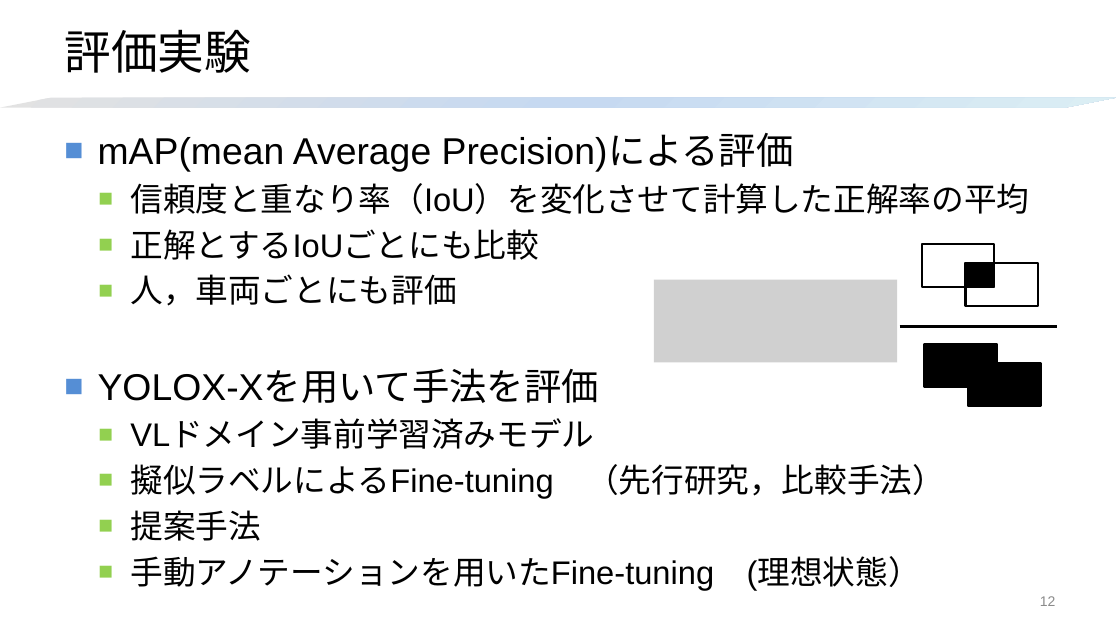
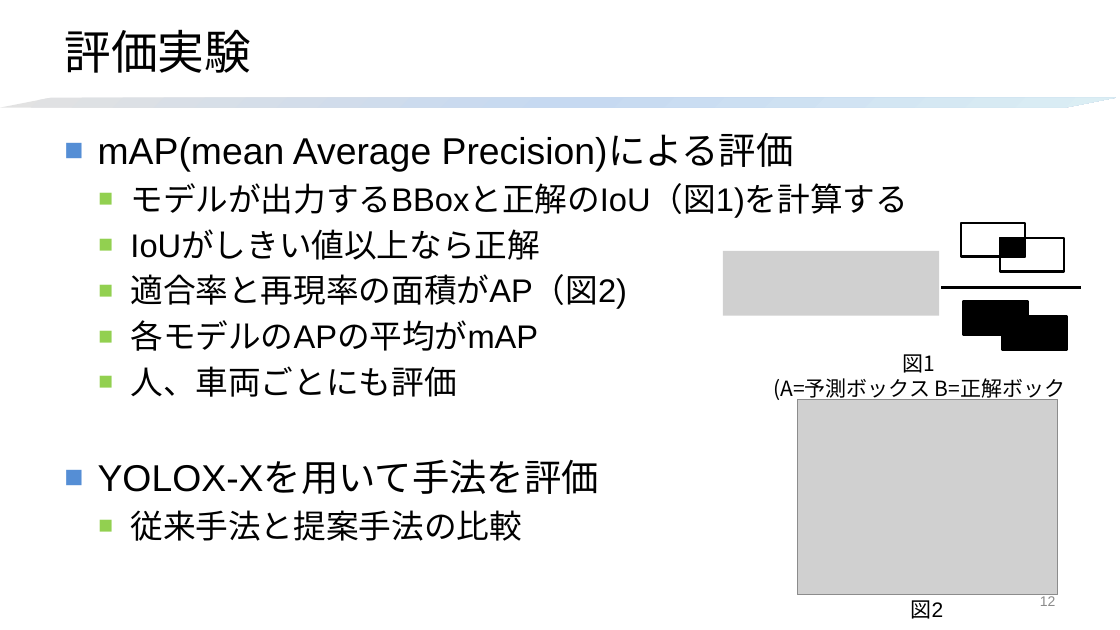
Before and after one commit to HagiriMigita/MDLab, a slide deck: slide 12 of kato.t2.pptx. Drawn at 1120x630 pixels with LibreOffice and Linux fonts; fonts in the diff are those of the drawing; grey boxes stand for pictures. Boxes give left, top, right and bottom in pixels: in the first picture for what was removed or moved away, otherwise in the second. Text is boxed around its words. In the diff, an @@ line names an element or a change of style, - is before the commit and + after.

```diff
--- a/kato.t2.pptx
+++ b/kato.t2.pptx
@@ text at (130, 183, 908, 397): text changed @@
-  ■ 信頼度と重なり率（IoU）を変化させて計算した正解率の平均
-  ■ 正解とするIoUごとにも比較
-  ■ 人，車両ごとにも評価
+  ■ モデルが出力するBBoxと正解のIoU（図1)を計算する
+  ■ IoUがしきい値以上なら正解
+  ■ 適合率と再現率の面積がAP（図2)
+  ■ 各モデルのAPの平均がmAP
+  ■ 人、車両ごとにも評価
@@ rectangle: place and size @@
-rectangle at (922, 245, 994, 287)
+rectangle at (961, 223, 1025, 256)
@@ rectangle: place and size @@
-rectangle at (966, 263, 1038, 306)
+rectangle at (1000, 238, 1064, 271)
@@ rectangle: place and size @@
-rectangle at (966, 263, 995, 287)
+rectangle at (1000, 238, 1025, 257)
@@ picture: place and size @@
-picture at (655, 280, 898, 362)
+picture at (723, 251, 939, 316)
@@ line moved from (900, 327) - (1057, 327) to (942, 287) - (1081, 287) @@
@@ rectangle: place and size @@
-rectangle at (925, 344, 997, 387)
+rectangle at (964, 302, 1028, 335)
@@ rectangle: place and size @@
-rectangle at (966, 361, 996, 386)
+rectangle at (1000, 315, 1027, 334)
@@ rectangle: place and size @@
-rectangle at (969, 363, 1041, 406)
+rectangle at (1002, 316, 1066, 350)
@@ text added at (773, 354, 1065, 427), 18 pt, text #000000 @@
+図1
+(A=予測ボックス B=正解ボックス)
@@ picture added at (797, 399, 1059, 595) @@
@@ text at (130, 510, 521, 541): text changed @@
-  ■ VLドメイン事前学習済みモデル
-  ■ 擬似ラベルによるFine-tuning （先行研究，比較手法）
-  ■ 提案手法
-  ■ 手動アノテーションを用いたFine-tuning (理想状態）
+  ■ 従来手法と提案手法の比較
@@ text added at (911, 600, 944, 619), 18 pt, text #000000 @@
+図2
```
Also in this commit, not shown: 13 other slides changed, 2 slides added, 2 slides removed.
